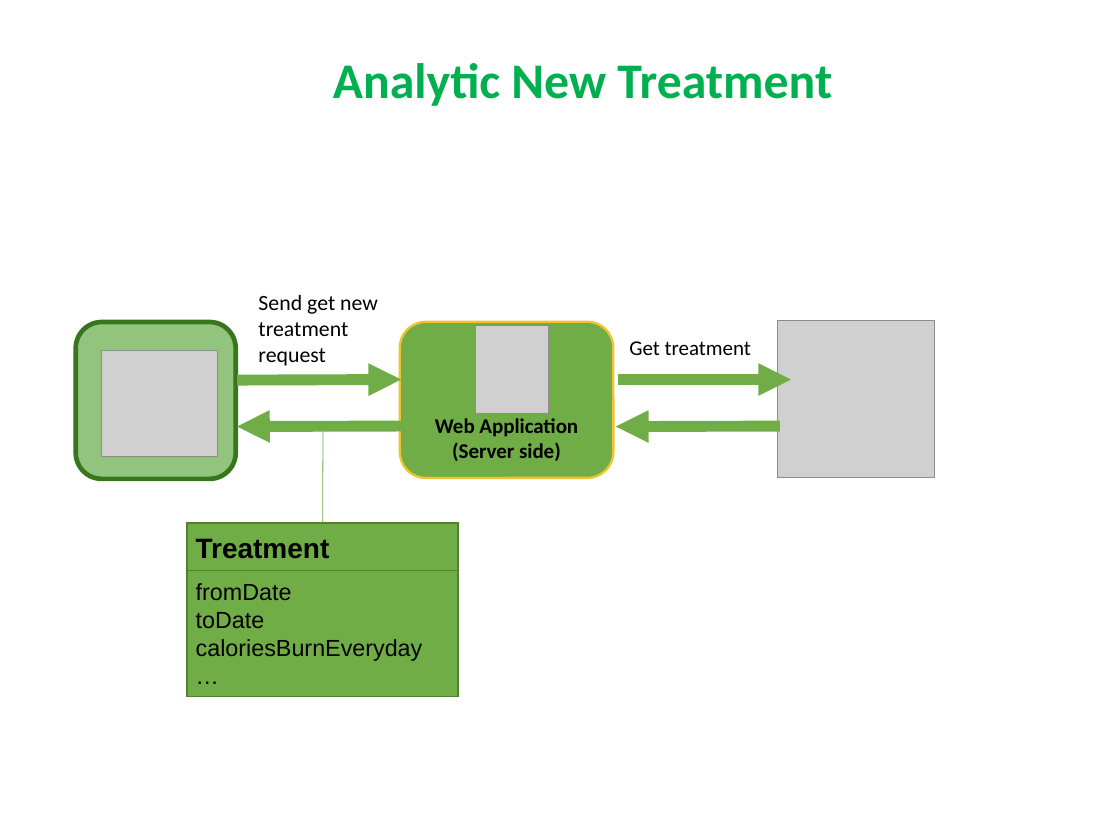
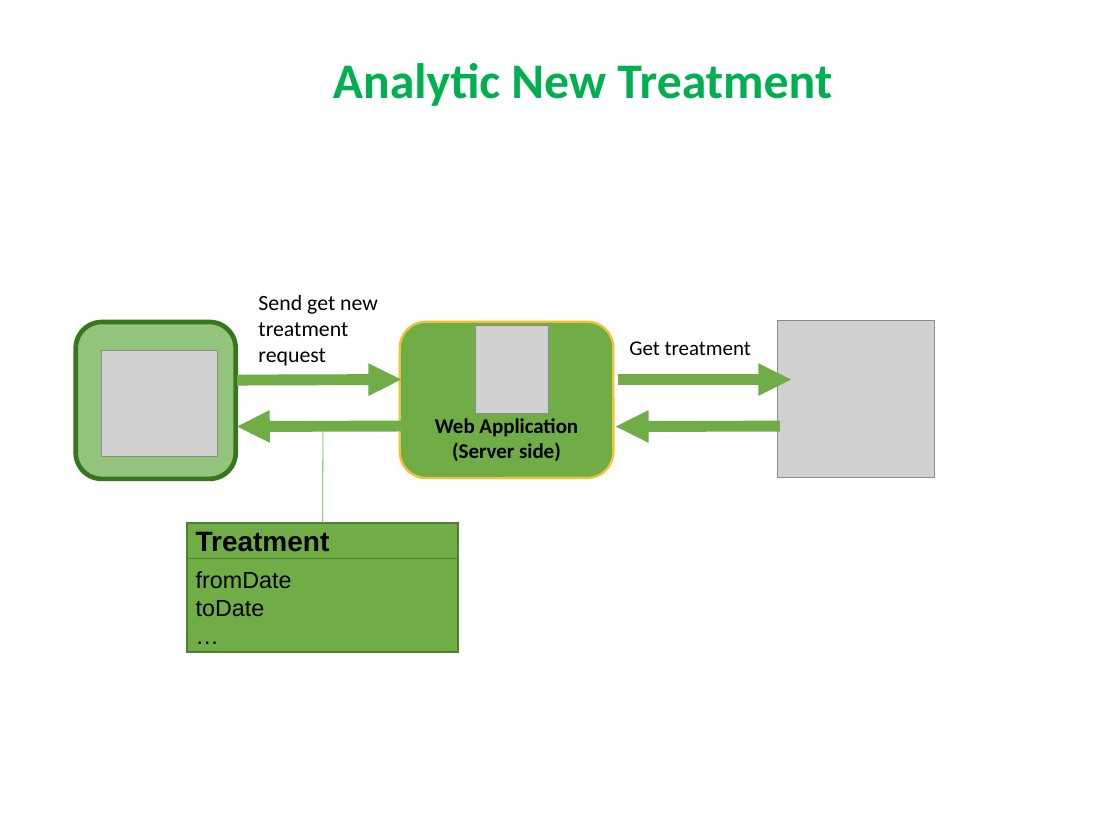
Before and after one commit to quantdse60878/HSTS, a slide deck: slide 30 of docs/Temperature Presentation/Khuong/khuong.pptx. Drawn at 1120x840 pixels with LibreOffice and Linux fonts; fonts in the diff are those of the drawing; grey boxes stand for pictures. Boxes give left, top, right and bottom in pixels: in the first picture for what was removed or moved away, otherwise in the second. Text is boxed around its words. In the diff, an @@ line names an element or a change of style, - is before the commit and + after.

```diff
--- a/docs/Temperature Presentation/Khuong/khuong.pptx
+++ b/docs/Temperature Presentation/Khuong/khuong.pptx
@@ rectangle "Treatment": place and size @@
-rectangle "Treatment" at (187, 523, 458, 571)
+rectangle "Treatment" at (187, 523, 458, 559)
@@ rectangle "fromDate": place and size @@
-rectangle "fromDate" at (187, 569, 458, 697)
+rectangle "fromDate" at (187, 557, 458, 652)
@@ text in rectangle at (196, 639, 423, 661): paragraph removed @@
-caloriesBurnEveryday
```
Also in this commit, not shown: 16 other slides changed, 4 slides added.
